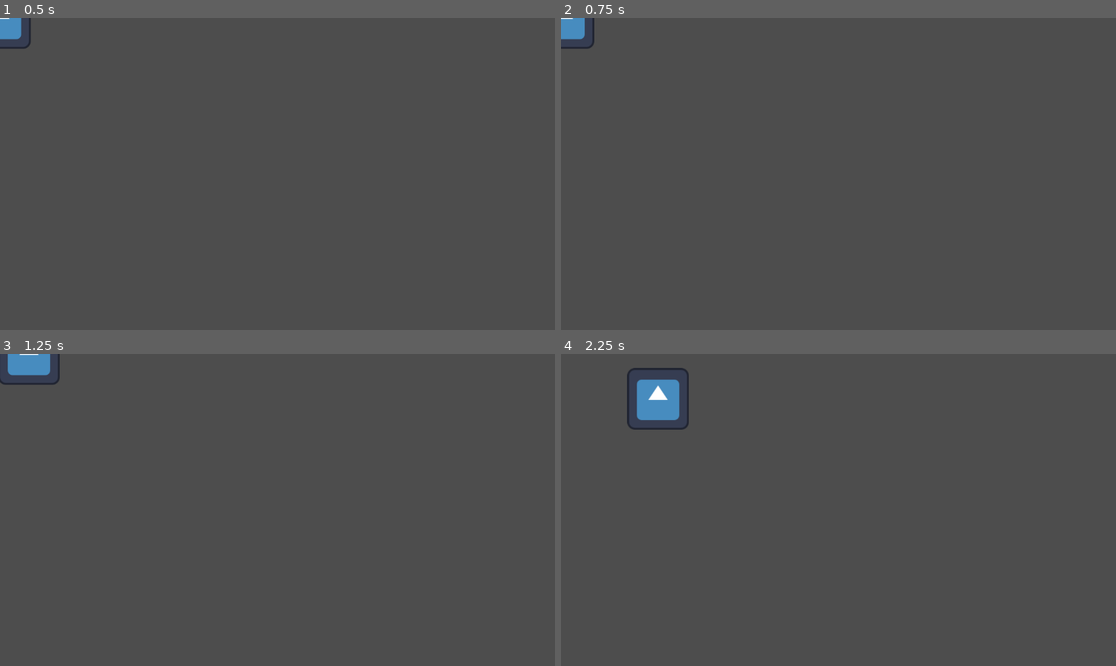
Above: before the commit, frames 1-4 (two rows, left to right).
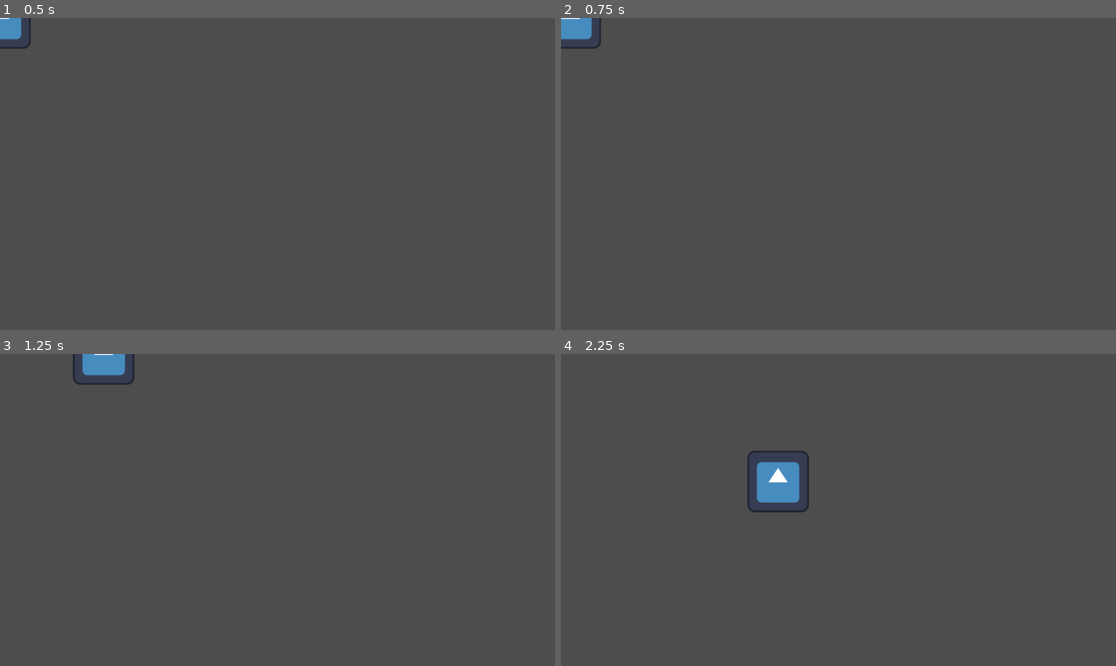
Above: after the commit, the same moments.

Repository: aapolipponen/daydream-game-jam
Game: Godot game, scene res://characterBody.tscn
Two runs of this game, one before a commit and one after it. Both use one fixed random seed, a clock stepped at 60 frames per second and the inputs below. The project has no main scene, so this scene is started directly. The engine's default icon, where the game draws it, is replaced by a stand-in: a white triangle on a blue panel in a dark square.
Inputs (mouse positions are in pixels of both pictures, inside the frame that each line leads up to):
- Up to frame 1 (0.5 s): no input
- Up to frame 2 (0.75 s): tap Enter at 0.5 s; move the mouse to (960, 158) at 0.52 s; hold D (right) from 0.53 s (still down)
- Up to frame 3 (1.25 s): keep holding D (right)
- Up to frame 4 (2.25 s): move the mouse to (727, 525) at 1.27 s; release D (right) at 1.28 s; hold S (down) 1.28-2.03 s; move the mouse to (894, 441) at 2.02 s; hold D (right) from 2.03 s (still down)

Frame 1 is identical in both runs. In frame 2, 0.2% of the frame differs, in the area x 0-8%, y 0-10%; in frame 3, 1.3%; in frame 4, 2.6%, in the area x 11-45%, y 4-51%.

Commit message:
Modified speed

Diff:
--- a/characterBody.gd
+++ b/characterBody.gd
@@ -1,7 +1,7 @@
 extends CharacterBody2D
 
-@export var speed = 400
-@export var friction := 0.01
+@export var speed = 500
+@export var friction := 0.03
 var target = position
 
 func get_input():
